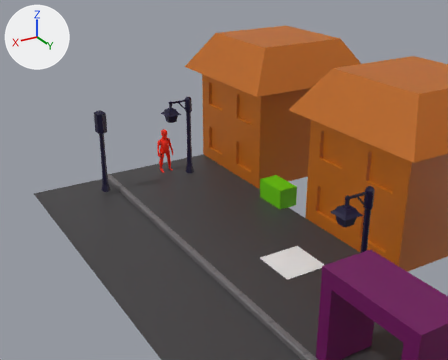
The glTF model environmentRIFTtriangles.gltf: old version first, new version second.
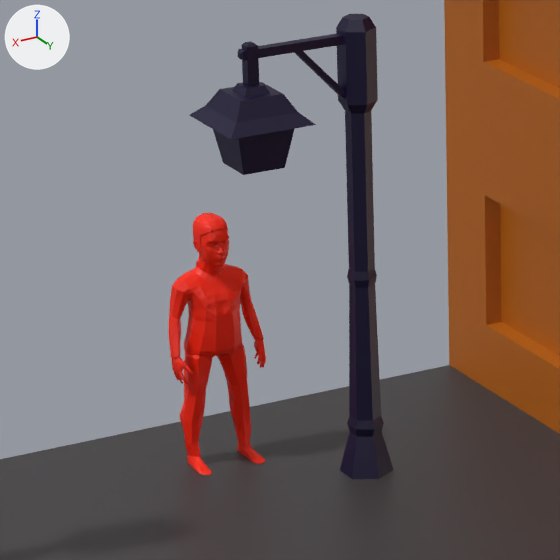
There are two pictures of each version: one from a 50 mm camera at (8.54, 15.44, 6.71) aimed at (0.27, 1.66, -0.17), one close up on the part from 29% to 49% of the width and 26% to 52% of the height. Arrows for +X, +Y and +Z are at upper left; the lights stay in place. Where no turn or scale is listed for an object, it has been applied to the vertices.

The older version as bpy lines, for what is in view:
```python
me_cube_002 = bpy.data.meshes.new('Cube.002')
me_cube_002.from_pydata(...)  # 371 vertices, 714 faces; spans x -1.9..1.9, y -1.9..31.9, z -1.5..2.2
me_cube_002.materials.append(mat_housemat)  # picture img_housetex
me_cylinder = bpy.data.meshes.new('Cylinder')
me_cylinder.from_pydata(...)  # 1332 vertices, 2592 faces; spans x -0.1..0.7, y -0.2..56.2, z 0.0..2.2
me_cylinder.materials.append(mat_lamppostmat)  # picture img_lampposttex
me_human = bpy.data.meshes.new('Human')
me_human.from_pydata(...)  # 2338 vertices, 4390 faces; spans x -0.241..0.231, y -0.078..0.182, z 0.448..1.669
me_human.materials.append(mat_playermat)  # picture img_playertex
ob_houses = bpy.data.objects.new('houses', me_cube_002)
ob_houses.location = (-1.5, 1.5, 1.5)
ob_lamppost = bpy.data.objects.new('lampPost', me_cylinder)
ob_lamppost.location = (1.0, 1.0, 0.0)
ob_player = bpy.data.objects.new('player', me_human)
ob_player.location = (1.53, 0.495, -0.458)
# also in view: 'WalkLane' at (1.5, 25.0, 0.0)
```
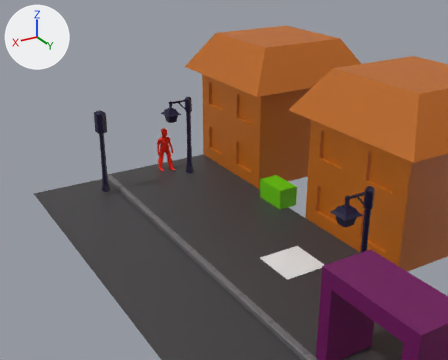
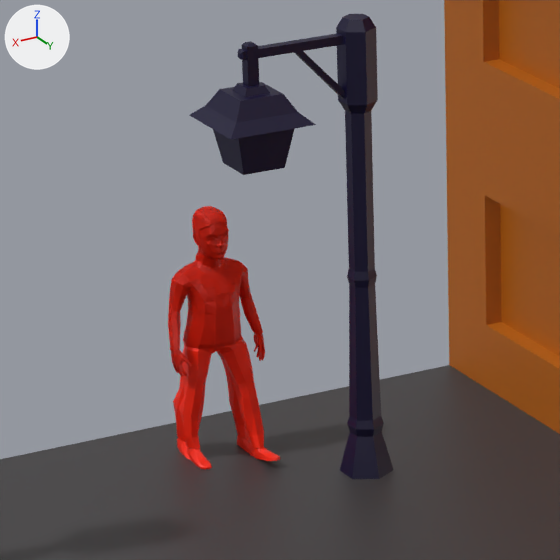
Changed parts and their boxes [x1, y1, x2, y2] in the close-ups (560 x 560 px):
'player', deleted (red)
    before: [168, 213, 266, 475]
'player1', added (red)
    after: [168, 206, 265, 469]
'player2', added (red)
    after: [173, 336, 281, 461]

What the commit changed:
Material 'playerMAT.001' (mat_playermat_001) is new.
Its texture is img_playertex.
Mesh me_human_001 is new.
It has 2338 vertices, 4390 faces and spans x -0.241..0.232, y -0.212..0.277, z -0.024..1.219.
It uses material mat_playermat_001 (picture img_playertex).
Mesh me_human_1 is new.
It has 2338 vertices, 4390 faces and spans x -0.241..0.232, y -0.148..0.112, z -0.002..1.219.
It uses material mat_playermat (picture img_playertex).
Object 'player' (ob_player) is deleted.
Object 'player2' (ob_player2) is new; it shows me_human_001.
Its location is (1.5, 0.5, 0.0).
Object 'player1' (ob_player1) is new; it shows me_human_1.
Its location is (1.5, 0.5, 0.0).
